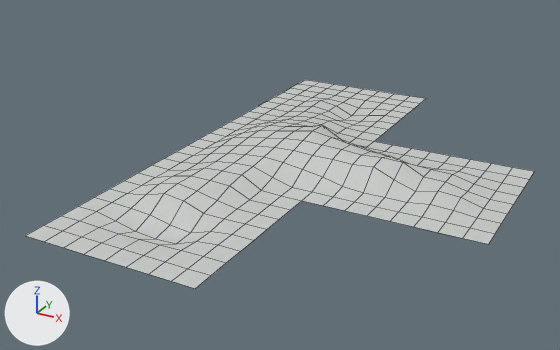
The OBJ model game/models/auto/t_1.obj, before and after one commit.
Both versions are drawn from a 50 mm camera at (1127.0, -1452.0, 916.0) aimed at (113.0, 391.0, -5.0). The lights are fixed; the arrows at lower left show +X, +Y and +Z. Mesh edges are drawn as thin lines. Where no turn or scale is listed for an object, it has been applied to the vertices.

Objects in the first picture: 't_1_Cube.010'.
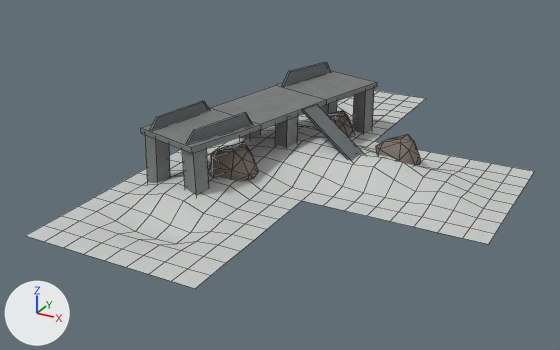
Location of each change, (x1, y1, x2, y2) in pixels of the pictures (560 x 350 px):
't_1_Cube.010', reshaped (9% taller): before (25, 80, 534, 289); after (25, 62, 534, 289)
part 1 of me_t_1_cube_010, built on: before (286, 125, 341, 145); after (141, 62, 421, 196)

The change in detail:
Picture 'concrete.tga' (img_concrete_tga) is new.
Picture 'rock.tga' (img_rock_tga) is new.
Picture 'metal.tga' (img_metal_tga) is new.
Material 'textures/dev/ground_concrete.tga' (mat_textures_dev_ground_concrete_tga) is new.
Its texture is img_concrete_tga.
Its roughness is 0.69.
Material 'textures/dev/ground_rock.tga' (mat_textures_dev_ground_rock_tga) is new.
Its texture is img_rock_tga.
Its roughness is 0.69.
Material 'textures/dev/ground_metal.tga' (mat_textures_dev_ground_metal_tga) is new.
Its texture is img_metal_tga.
Its roughness is 0.69.
me_t_1_cube_010 is used by ob_t_1_cube_010; location (0.0, 0.0, 0.0).
me_t_1_cube_010 had 297 vertices, 256 faces and spanned x -256.0..768.0, y -256.0..1280.0, z -33.0..76.0.
me_t_1_cube_010 now has 495 vertices, 515 faces and spans x -256.0..768.0, y -256.0..1280.0, z -52.0..212.0.
Part 1, on me_t_1_cube_010:
2 vertices move from x 128.0, y 576.0..640.0, z 75.0..76.0 to x 128.0, y 576.0..640.0, z 54.0..56.0.
183 vertices are added at x -194.0..465.0, y 103.0..921.0, z -52.0..212.0.
9 new vertices lie (12.0, 45.0, 0.0) away from vertices in x -182.0..198.0, y 136.0..828.0, z -27.0..157.0.
6 new vertices lie (210.0, -55.0, 0.0) away from vertices in x -194.0..8.0, y 145.0..921.0, z 152.0..171.0.
44 new faces join them, mat_textures_dev_ground_concrete_tga (picture img_concrete_tga).
192 new faces join them, mat_textures_dev_ground_rock_tga (picture img_rock_tga).
23 new faces join them, mat_textures_dev_ground_metal_tga (picture img_metal_tga).
me_t_1_cube_010 now uses material mat_textures_dev_ground_concrete_tga (picture img_concrete_tga).
me_t_1_cube_010 now uses material mat_textures_dev_ground_rock_tga (picture img_rock_tga).
me_t_1_cube_010 now uses material mat_textures_dev_ground_metal_tga (picture img_metal_tga).
